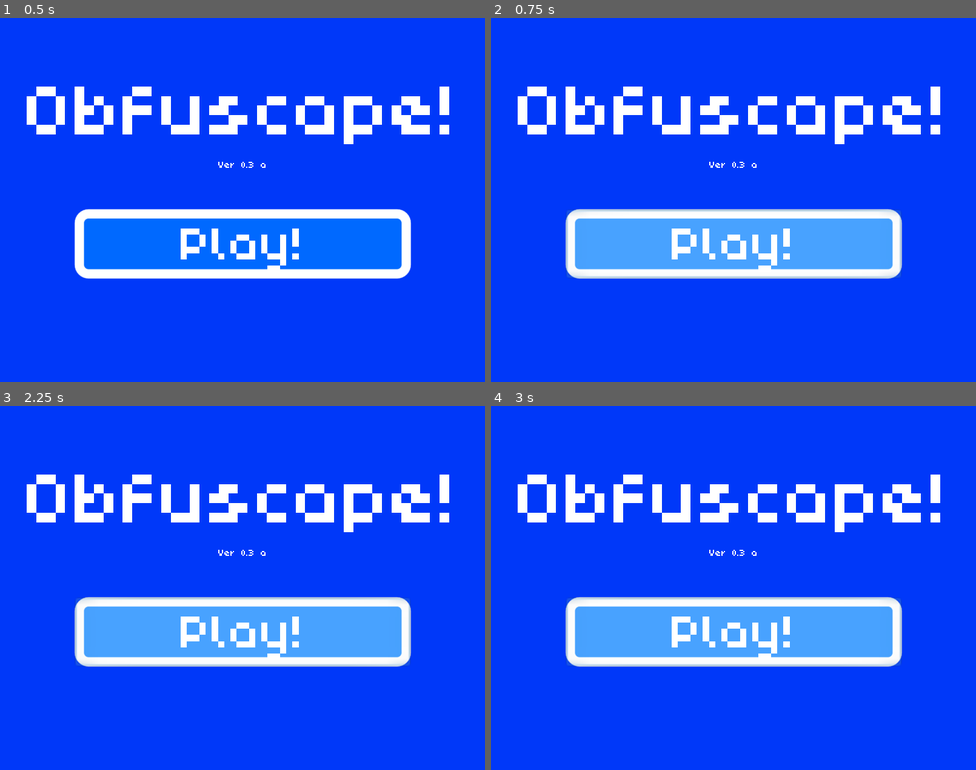
Above: before the commit, frames 1-4 (two rows, left to right).
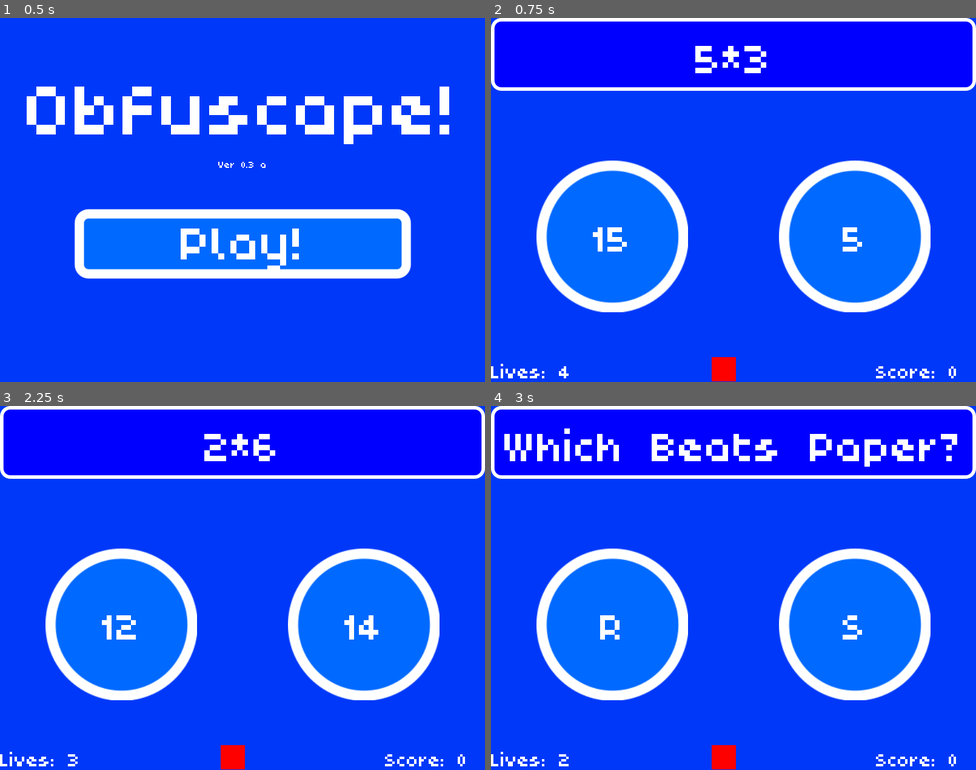
Above: after the commit, the same moments.

Repository: greenbas/obfuscape
Game: Godot game, scene res://Start Screen.tscn
The game is run twice, just before and just after one commit, with the same random seed, the same clock (stepped at 60 frames per second) and the same inputs.
Inputs (mouse positions are in pixels of both pictures, inside the frame that each line leads up to):
- Up to frame 1 (0.5 s): no input
- Up to frame 2 (0.75 s): click "Play!" at 0.5 s
- Up to frame 3 (2.25 s): click (242, 631) at 1.25 s, where only the run before the commit has a clickable "Play!"; click (121, 624) at 2 s, where only the run after the commit has a clickable "15"
- Up to frame 4 (3 s): click (612, 624) at 2.75 s, where only the run after the commit has a clickable "12"

Frame 1 is identical in both runs. In frame 2, 49% of the frame differs, in the area x 0-100%, y 0-100%; in frame 3, 49%; in frame 4, 49%.

Commit message:
clean up script files

Diff:
--- a/src/Games/Game.tscn
+++ b/src/Games/Game.tscn
@@ -1,11 +1,15 @@
 [gd_scene load_steps=3 format=2]
 
 [ext_resource path="res://src/Games/Game.gd" type="Script" id=1]
-[ext_resource path="res://src/Games/game_timer.gd" type="Script" id=2]
+
+[sub_resource type="GDScript" id=1]
+script/source = "extends Timer
+
+"
 
 [node name="Game" type="Node2D"]
 script = ExtResource( 1 )
 
 [node name="Timer" type="Timer" parent="."]
-script = ExtResource( 2 )
+script = SubResource( 1 )
 [connection signal="timeout" from="Timer" to="." method="_on_Timer_timeout"]
